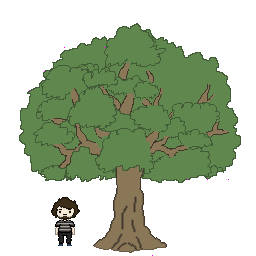
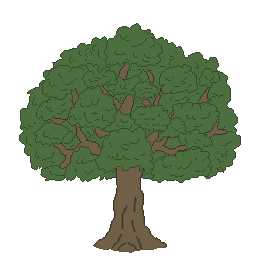
Layer changes from the first (256, 256) image to the second:
hid "Layer #3" over [29, 90, 229, 180]
hid "Layer #2" over [44, 71, 208, 180]
hid "Layer #1" over [64, 47, 188, 180]
hid "Layer" over [104, 47, 153, 256]
painted on "Background" over [19, 23, 241, 253]
hid "Pasted Layer" over [51, 197, 80, 246]
